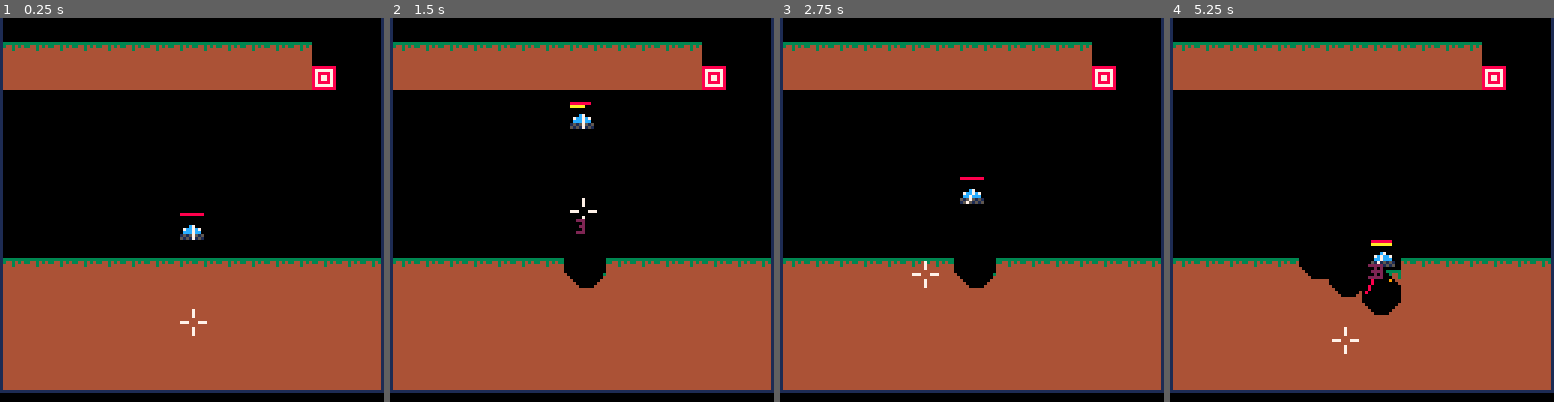
Above: before the commit, frames 1-4 (left to right).
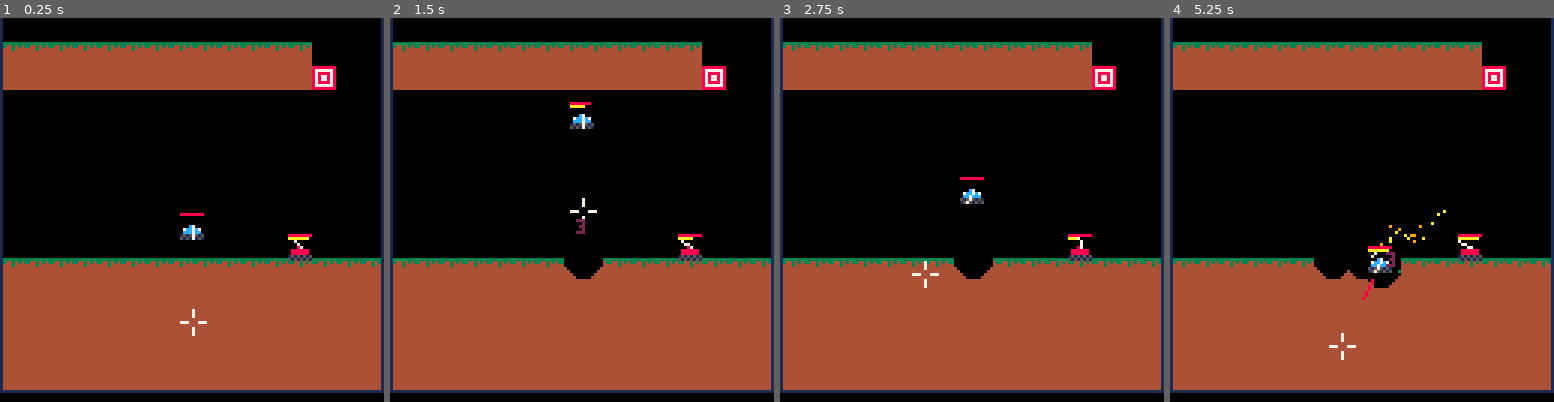
Above: after the commit, the same moments.

Repository: MarrMann/tanks.p8
Game: PICO-8 cartridge tanks.p8
Two runs of this game, one before a commit and one after it. Both use one fixed random seed, a clock stepped at 60 frames per second and the inputs below.
Inputs:
- Up to frame 1 (0.25 s): no input
- Up to frame 2 (1.5 s): tap X (X key) at 0.33, 1.07 s; tap O (Z key) at 0.7 s
- Up to frame 3 (2.75 s): hold Right 1.6-2.1 s; tap O (Z key) at 1.7, 2.1, 2.5 s; tap X (X key) at 1.85 s; hold Up 2.15-2.42 s; hold Right from 2.47 s (still down)
- Up to frame 4 (5.25 s): tap O (Z key) every 0.4 s from 2.9 to 4.9 s; tap X (X key) at 2.97, 4.08, 5.2 s; release Right at 3.03 s; hold Left 3.08-3.58 s; hold Down 3.63-3.97 s; hold Right 4.02-4.68 s; hold Up 4.73-5.03 s; hold Left from 5.08 s (still down)

The runs differ from the first frame. In frame 1, 0.3% of the frame differs, in the area x 75-82%, y 56-64%; in frame 2, 0.5%; in frame 3, 0.5%; in frame 4, 2.4%, in the area x 33-82%, y 50-90%.

Commit message:
Fixed modifiers

Diff:
--- a/tanks.p8
+++ b/tanks.p8
@@ -27,7 +27,8 @@
 		cur_cd=0,
 		shot = {
 			name = shot_types.basic.name,
-			modifiers = {},
+			modifiers = {
+			},
 			child = nil
 		}
 	}
@@ -435,7 +436,7 @@
 		name = "count",
 		apply = function(stats, count)
 			stats.count += count
-			stats.spread += 0.05 * count
+			stats.spread += 0.025 * count
 		end
 	},
 	dmg_flat = {
@@ -474,6 +475,12 @@
 			stats.force_mult *= 0.5^count
 			stats.pow += 0.2 * count
 		end
+	},
+	slow_reload = {
+		name = "slow_reload",
+		apply = function(stats, count)
+			stats.cd_mult += 2.2*count
+		end
 	}
 }
 
@@ -485,14 +492,15 @@
 			r=6,
 			init_r=1,
 			force=7,
-			count=3,
-			spread=0.05,
+			count=1,
+			spread=0.0,
 			pow=1,
 			cd=60
 		},
 		init = function(s) end,
 		interpret_semantics = function(sem)
-			stats = shot_types.basic.stats
+			local base = shot_types.basic.stats
+			local stats = copy_table(base)
 			stats.count += sem.count
 			stats.dmg += sem.dmg
 			stats.dmg *= sem.dmg_mult
@@ -505,6 +513,8 @@
 			stats.pow *= sem.pow_mult
 			stats.cd += sem.cd
 			stats.cd *= sem.cd_mult
+			stats.spread += sem.spread
+			stats.spread *= sem.spread_mult
 			return stats
 		end,
 		update = function(s)
@@ -552,7 +562,9 @@
 		pow=0,
 		pow_mult=1,
 		cd=0,
-		cd_mult=1
+		cd_mult=1,
+		spread = 0,
+		spread_mult = 1
 	}
 
 	for id,mod in pairs(mods) do
@@ -564,7 +576,7 @@
 
 function resolve_params(shot_node)
 	local def = shot_types[shot_node.name]
-	local semantics = resolve_semantic_stats(shot_node.mods)
+	local semantics = resolve_semantic_stats(shot_node.modifiers)
 
 	return def.interpret_semantics(semantics)
 end
@@ -672,7 +684,7 @@
 function shoot(x, y, angle, vel, id, shot_node)
 	local stats = resolve_params(shot_node)
 	for i=1,stats.count do
-		local spread = ((-(stats.count - 1) * 0.5) + (i - 1)) * stats.spread
+		local spread = -stats.spread * 0.5 + (i - 1) * (stats.spread / (stats.count - 1))
 		local dx = sin(angle+spread)
 		local dy = cos(angle+spread)
 
@@ -1140,7 +1152,14 @@
 					max_health=25,
 					is_knocked=false,
 					cd=140,
-					cur_cd=140
+					cur_cd=140,
+					shot = {
+						name = shot_types.basic.name,
+						modifiers = {
+						 slow_reload = { stacks = 1 }
+						},
+						child = nil
+					}
 		 	})
 			end
 		end
@@ -1149,6 +1168,15 @@
 	init_world()
 	check_room_state() //could load room with no enemies
 	fix_player_spawn()
+end
+
+function add_modifier(mods, id, stacks)
+	local m = mods[id]
+	if m then
+		m.stacks += stacks
+	else
+		mods[id] = { stacks = stacks }
+	end
 end
 
 function del_table_contents(tbl)
@@ -1256,10 +1284,11 @@
 // enemies
 function update_enemies()
 	for de in all(dumb_enemies) do
-		if de.cur_cd==0 then
+		if de.cur_cd<=0 then
 			de.pow=abs(p.x-de.x)*0.65*0.01
-			shoot_from_turret(de.x,de.y,de.t_angle,de.pow,de.id,shot_types.basic.name)
-			de.cur_cd=de.cd
+			local cd = shoot_from_turret(de.x,de.y,de.t_angle,de.pow,de.id,de.shot)
+			de.cur_cd = cd
+			de.cd = cd
 		end
 		de.cur_cd-=1
 
@@ -1309,10 +1337,8 @@
 ---limit jumps to 1-3 per room
 ---upgrades can affect jumps
 
---ids for shots to differentiate
---who shot each shot
----individual shots for player/enemies
-----each can have different props
+--implement more shot types and
+--modifiers
 
 --improvements:
 ---rocket jumping feels a little
@@ -1320,13 +1346,11 @@
 ----lot of velocity, or none at
 ----all
 
+--test:
+---test all modifiers
+
 -->8
 --ui
-acc={
-	combo=0,
-	combo_col=7
-}
-
 function draw_ui()
  for e in all(dumb_enemies) do
 		draw_bar(e.cur_cd,e.cd,e.x,e.y-6,10)
@@ -1348,6 +1372,13 @@
 	if draw_length > 0 then
 		line(x-4,y,x-4+draw_length,y,col)
 	end
+end
+
+--utils
+function copy_table(t)
+	local n = {}
+	for k,v in pairs(t) do n[k] = v end
+	return n
 end
 
 __gfx__
@@ -1393,7 +1424,7 @@
 3f3f3f3f3f3f3f3f3f3f3f3f3f3f3f3f3f000000000000000000000300000000000000000000000000000000000000000000000000000000000000000000000000000000000000000000000000000000000000000000000000000000000000000000000000000000000000000000000000000000000000000000000000000000
 3f3f3f3f3f3f3f3f3f3f3f3f3f3f3f3f00000000000000000000000300000000000000000000000000000000000000000000000000000000000000000000000000000000000000000000000000000000000000000000000000000000000000000000000000000000000000000000000000000000000000000000000000000000
 3f3f3f3f3f3f3f3f3f3f3f3f3f3f3f3f00000000000000000000000300000000000000000000000000000000000000000000000000000000090800000000000000000000000000000000000000000000000000000000000000000000000000000000000000000000000000000000000000000000000000000000000000000000
-3f3f3f3f3f3f3f3f3f3f3f3f3f3f3f3f00000000000000000000003f00000000000000000000000000000000000000000000000000000009131308000000000000000000000000000000000000000000000000000000000000000000000000000000000000000000000000000000000000000000000000000000000000000000
+3f3f3f3f3f3f3f3f3f3f3f3f3d3f3f3f00000000000000000000003f00000000000000000000000000000000000000000000000000000009131308000000000000000000000000000000000000000000000000000000000000000000000000000000000000000000000000000000000000000000000000000000000000000000
 0202020202020202020202020202020213131308000000000000003f0000000000003e0000000000000000131313000000000000003f0913131313080000000000000000000000000000000000000000000000000000000000000000000000000000000000000000000000000000000000000000000000000000000000000000
 13131313131313131313131313131313131313131313131313131313131313131313130000000000000000133e131313130000003f0913131313131308003d0000000000000000000000000000000000000000000000000000000000000000000000000000000000000000000000000000000000000000000000000000000000
 1313131313131313131313131313131313131313131313131313131313131313131313131313131313131313131313131313131313131313131313131313131300000000000000000000000000000000000000000000000000000000000000000000000000000000000000000000000000000000000000000000000000000000
